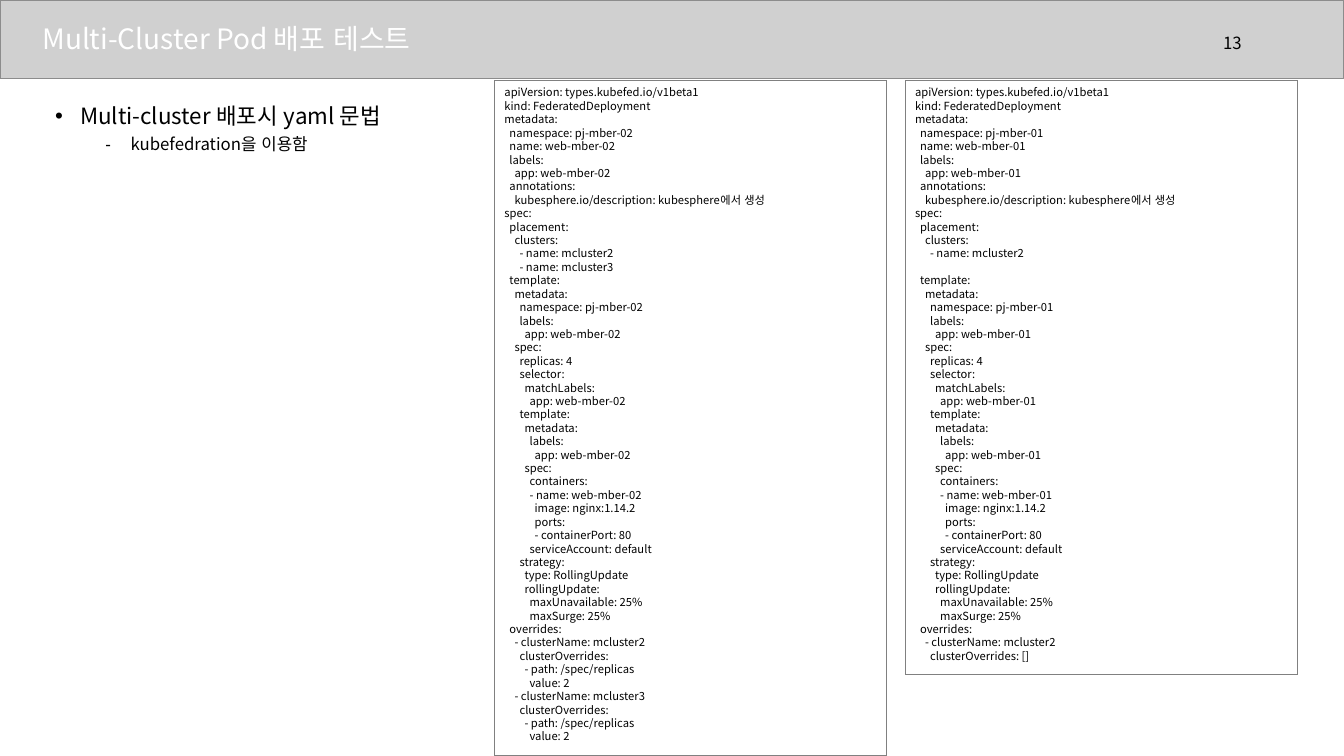
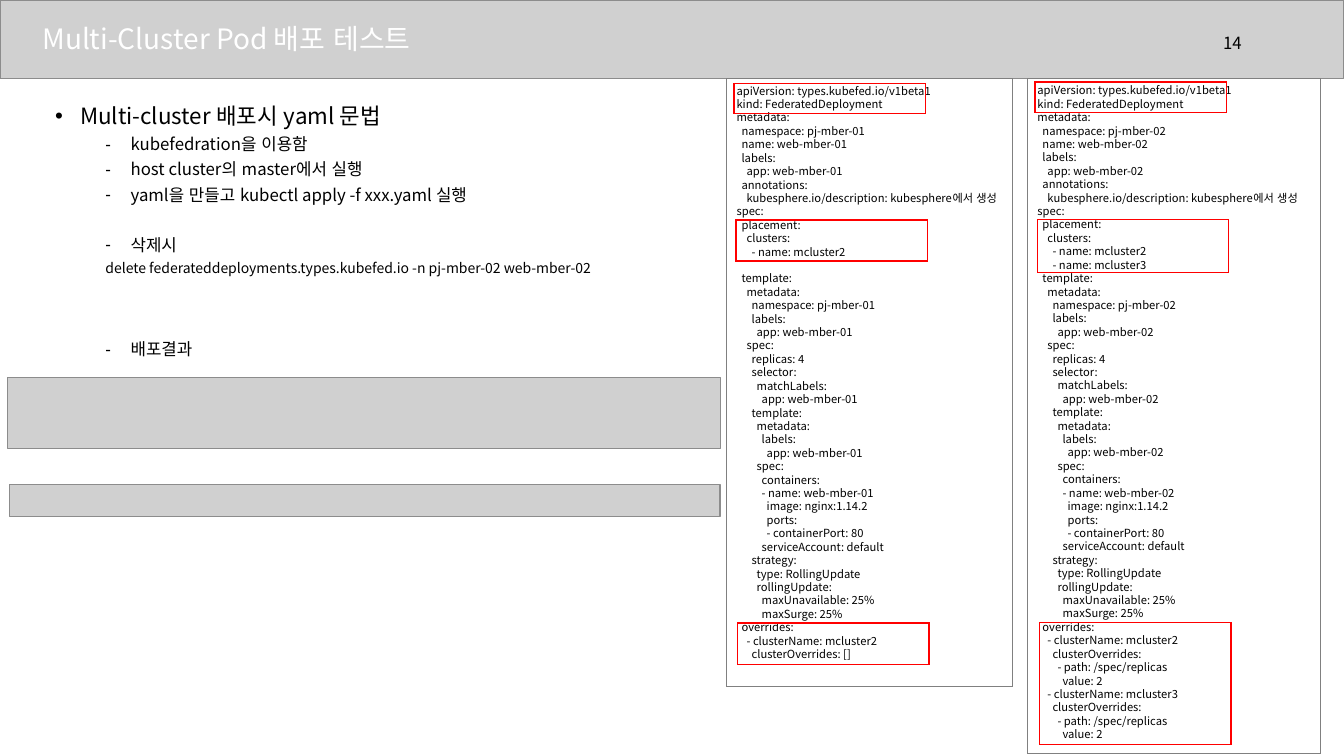
Before and after one commit to bluedove97/tstBash, a slide deck: slide 14 of multi-cluster_20230802.pptx (slide 13 before the commit). Drawn at 1344x756 pixels with LibreOffice and Linux fonts; fonts in the diff are those of the drawing; grey boxes stand for pictures. Boxes give left, top, right and bottom in pixels: in the first picture for what was removed or moved away, otherwise in the second. Text is boxed around its words. In the diff, an @@ line names an element or a change of style, - is before the commit and + after.

```diff
--- a/multi-cluster_20230802.pptx
+++ b/multi-cluster_20230802.pptx
@@ page number at bbox=[1223, 36, 1242, 49]: text changed @@
-13
+14
@@ rectangle "apiVersion: types.kubefed.io/v1beta1": place and size @@
-rectangle "apiVersion: types.kubefed.io/v1beta1" at bbox=[905, 81, 1298, 675]
+rectangle "apiVersion: types.kubefed.io/v1beta1" at bbox=[727, 79, 1013, 686]
@@ rectangle added at bbox=[734, 84, 926, 114], outline #FF0000 1 pt @@
@@ rectangle "apiVersion: types.kubefed.io/v1beta1": place and size @@
-rectangle "apiVersion: types.kubefed.io/v1beta1" at bbox=[495, 81, 887, 756]
+rectangle "apiVersion: types.kubefed.io/v1beta1" at bbox=[1027, 79, 1321, 754]
@@ rectangle added at bbox=[1035, 82, 1227, 112], outline #FF0000 1 pt @@
@@ text at bbox=[105, 161, 591, 357]: paragraphs added @@
+  – host cluster의 master에서 실행
+  – yaml을 만들고 kubectl apply -f xxx.yaml 실행
+  – 삭제시
+  delete federateddeployments.types.kubefed.io -n pj-mber-02 web-mber-02
+  – 배포결과
@@ rectangle added at bbox=[736, 220, 928, 261], outline #FF0000 1 pt @@
@@ rectangle added at bbox=[1037, 219, 1229, 272], outline #FF0000 1 pt @@
@@ picture added at bbox=[7, 378, 721, 449] @@
@@ picture added at bbox=[9, 484, 720, 516] @@
@@ rectangle added at bbox=[738, 623, 930, 664], outline #FF0000 1 pt @@
@@ rectangle added at bbox=[1040, 623, 1231, 745], outline #FF0000 1 pt @@
```
Also in this commit, not shown: 3 other slides changed, 6 slides added, 1 other file.
